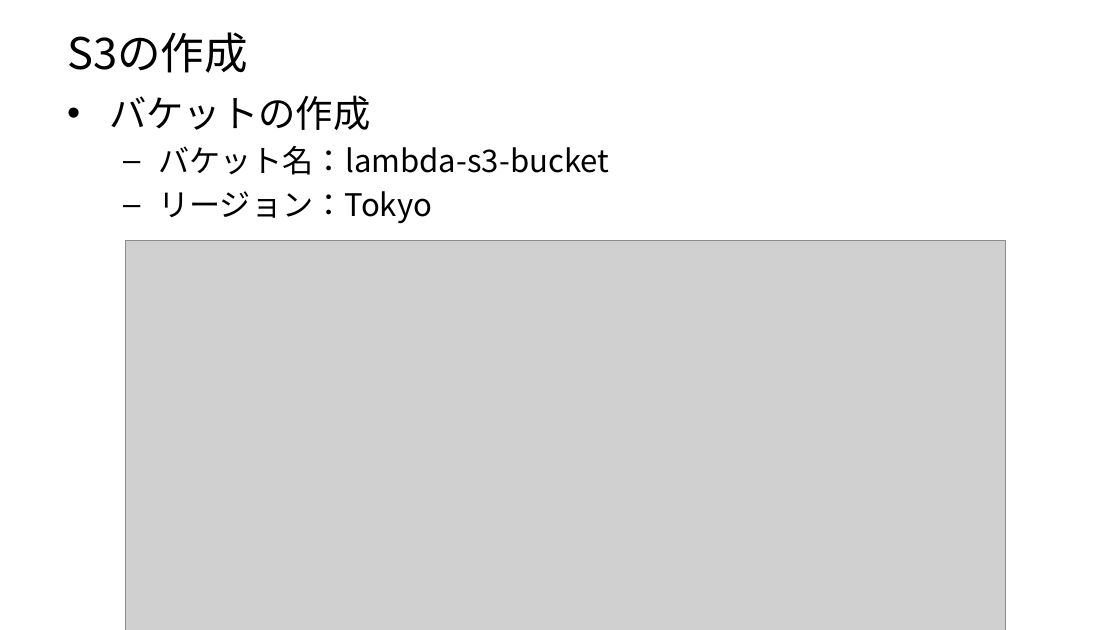
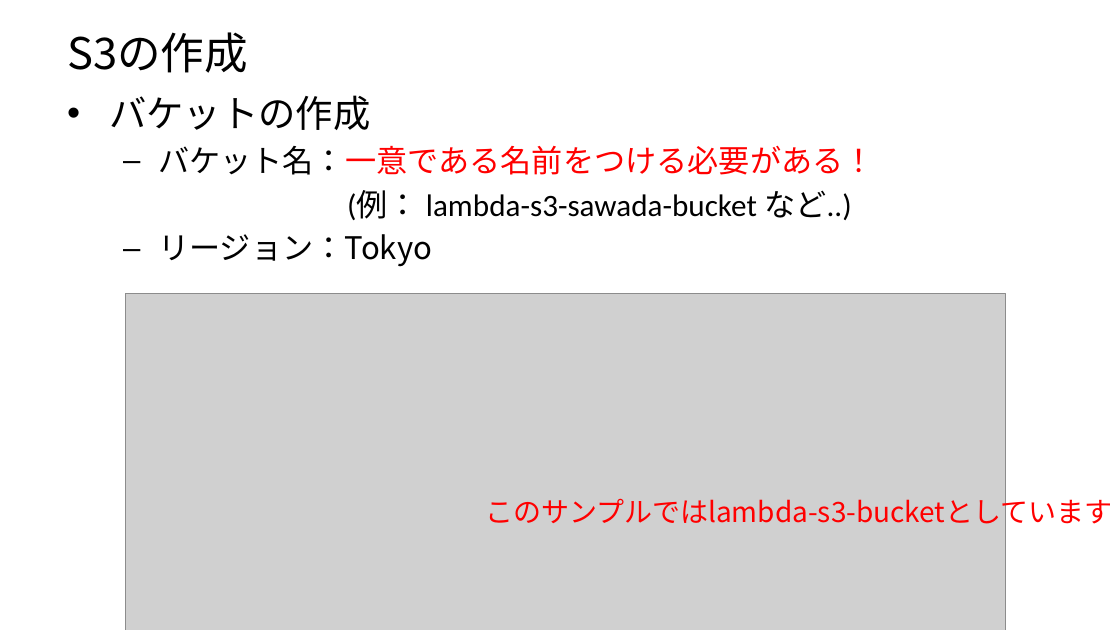
Before and after one commit to jaws-ug-tohoku/hands-on_mobileapp, a slide deck: slide 7 of Lambda/Lambda編.pptx (slide 5 before the commit). Drawn at 1120x630 pixels with LibreOffice and Linux fonts; fonts in the diff are those of the drawing; grey boxes stand for pictures. Boxes give left, top, right and bottom in pixels: in the first picture for what was removed or moved away, otherwise in the second. Text is boxed around its words. In the diff, an @@ line names an element or a change of style, - is before the commit and + after.

```diff
--- a/Lambda/Lambda編.pptx
+++ b/Lambda/Lambda編.pptx
@@ text at <box>158,145,874,220</box>: text changed; font Noto Sans CJK JP to Calibri @@
-  – バケット名：lambda-s3-bucket
+  – バケット名：一意である名前をつける必要がある！
+          (例： lambda-s3-sawada-bucket など..)
@@ picture: place and size @@
-picture at <box>125,241,1006,630</box>
+picture at <box>125,293,1006,630</box>
@@ text added at <box>485,494,1120,530</box>, 18 pt, text #FF0000 @@
+このサンプルではlambda-s3-bucketとしています！
```
Also in this commit, not shown: 1 other slide changed, 12 slides added, 5 slides removed.
